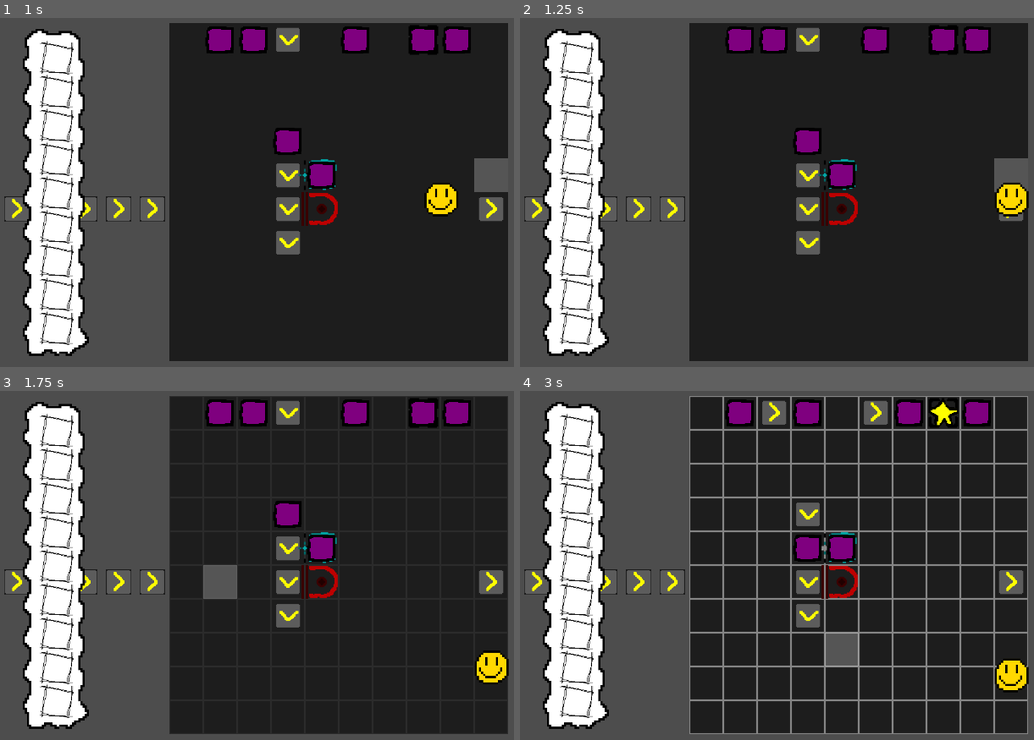
Above: before the commit, frames 1-4 (two rows, left to right).
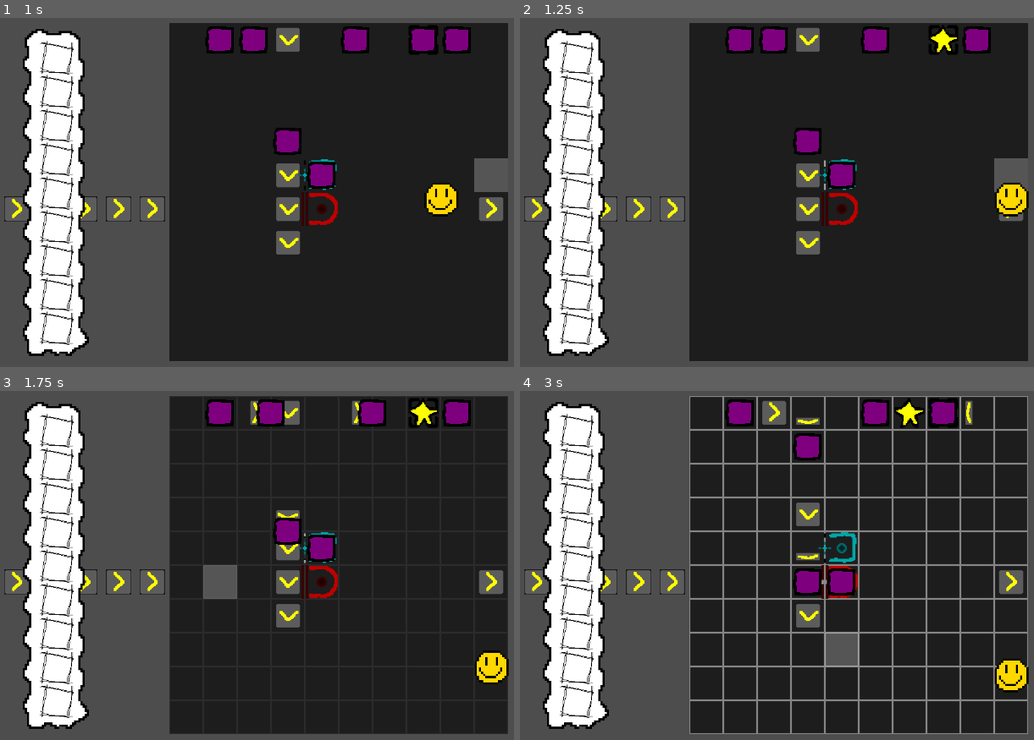
Above: after the commit, the same moments.

Repository: Stev51/gmtk-jam-2025
Game: Godot game, scene res://scenes/main.tscn
The game is run twice, just before and just after one commit, with the same random seed, the same clock (stepped at 60 frames per second) and the same inputs.
Inputs (mouse positions are in pixels of both pictures, inside the frame that each line leads up to):
- Up to frame 1 (1 s): tap Enter at 0.5 s; move the mouse to (488, 171) at 0.52 s; hold Right (ui_right) from 0.53 s (still down); tap E at 0.6 s; click (488, 171) at 0.67 s
- Up to frame 2 (1.25 s): keep holding Right (ui_right)
- Up to frame 3 (1.75 s): move the mouse to (205, 582) at 1.27 s; release Right (ui_right) at 1.28 s; hold Down (ui_down) from 1.28 s (still down); tap E at 1.35 s
- Up to frame 4 (3 s): move the mouse to (926, 481) at 2.02 s; release Down (ui_down) at 2.03 s; hold Right (ui_right) 2.03-2.78 s; tap E at 2.1, 2.85 s; move the mouse to (823, 642) at 2.77 s; hold Up (ui_up) from 2.78 s (still down); click (823, 642) at 2.92 s

Frame 1 is identical in both runs. In frame 2, 0.3% of the frame differs, in the area x 59-86%, y 2-50%; in frame 3, 2.1%; in frame 4, 3.9%, in the area x 53-92%, y 2-59%.

Commit message:
split the tick into visually distinct pre and post phases

Diff:
--- a/scenes/world.tscn
+++ b/scenes/world.tscn
@@ -79,6 +79,8 @@
 shape = SubResource("RectangleShape2D_nnsk1")
 
 [node name="MechanismClock" type="Timer" parent="."]
+process_callback = 0
+wait_time = 0.5
 
 [node name="IOHandler" type="Node2D" parent="."]
 script = ExtResource("4_k0juu")
--- a/scripts/world.gd
+++ b/scripts/world.gd
@@ -29,20 +29,21 @@
 					object[FOREGROUND].pushed = false
 
 	currentCycle += 1
-	if (currentCycle % 2 == 0):
+	if (currentCycle % 4 == 0):
 		$IOHandler.spawnInput(self)
-	for mechPos in mechQueue:
-		var mech: Mechanism = getBackgroundVector(mechPos)
-		if mech != null && mech.queuePosition == QueuePos.PRE:
-			mech.update(currentCycle)
-
-	for mechPos in mechQueue:
-		var mech: Mechanism = getBackgroundVector(mechPos)
-		if mech != null && mech.queuePosition == QueuePos.POST:
-			mech.update(currentCycle)
-
-	mechQueue = futureMechQueue.duplicate()
-	futureMechQueue.clear()
+
+	if currentCycle % 2 == 0:
+		for mechPos in mechQueue:
+			var mech: Mechanism = getBackgroundVector(mechPos)
+			if mech != null && mech.queuePosition == QueuePos.PRE:
+				mech.update(currentCycle)
+	else:
+		for mechPos in mechQueue:
+			var mech: Mechanism = getBackgroundVector(mechPos)
+			if mech != null && mech.queuePosition == QueuePos.POST:
+				mech.update(currentCycle)
+		mechQueue = futureMechQueue
+		futureMechQueue = Array()
 
 # Resets simulation state for all components on the grid.
 # Used to determine whether a push can successfully occur
